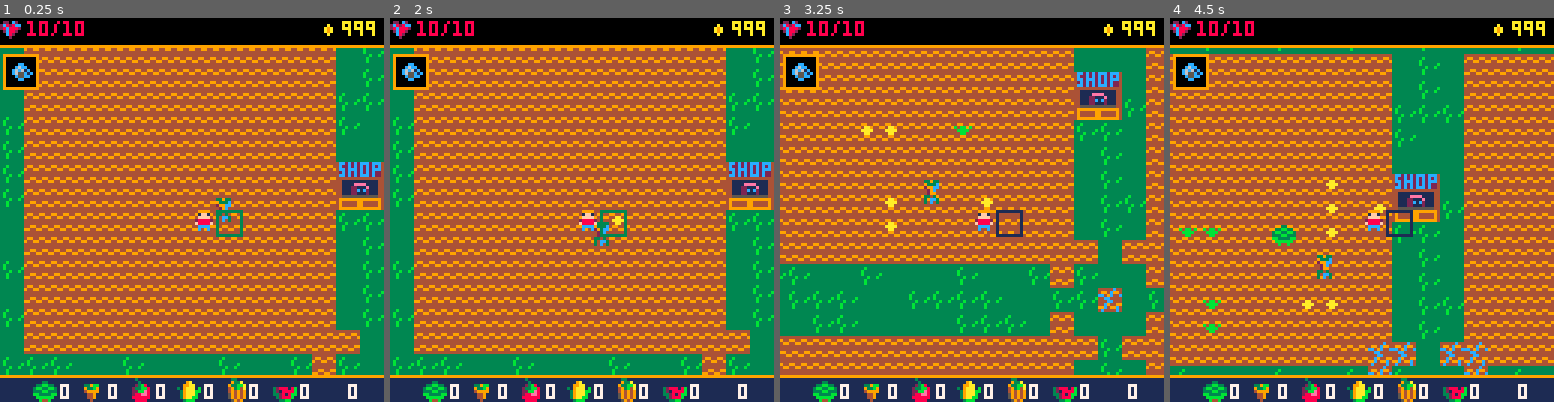
Above: before the commit, frames 1-4 (left to right).
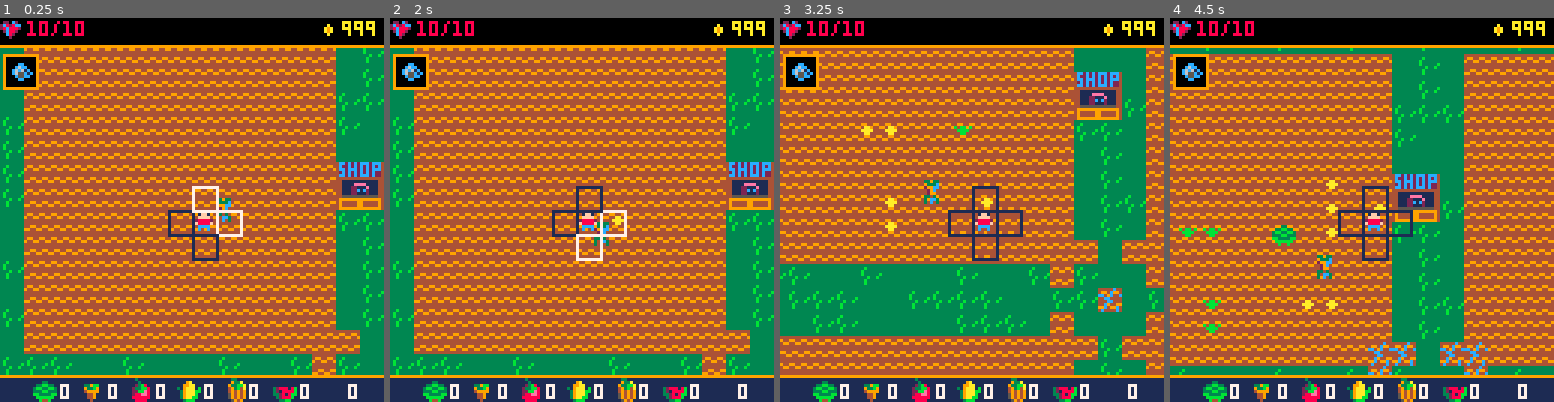
Above: after the commit, the same moments.

Repository: alexjbusch/GameJam2020
Game: PICO-8 cartridge GMTK-GameJam2020-Game/necrofarmicon.p8
Same seed, same stepped clock (60 frames per second), same inputs: the game is played once before the commit and once after it.
Inputs:
- Up to frame 1 (0.25 s): no input
- Up to frame 2 (2 s): tap O (Z key) at 0.33, 0.7, 1.43 s; tap X (X key) at 1.07 s; hold Left from 1.97 s (still down)
- Up to frame 3 (3.25 s): tap X (X key) every 0.33 s from 2.07 to 3.07 s; tap O (Z key) at 2.22, 3.1 s; release Left at 2.37 s; hold Down 2.42-2.82 s; hold Right from 2.87 s (still down)
- Up to frame 4 (4.5 s): tap X (X key) every 0.33 s from 3.4 to 4.4 s; release Right at 3.53 s; hold Up 3.58-4.08 s; tap O (Z key) at 3.98 s; hold Right from 4.13 s (still down)

The runs differ from the first frame. In frame 1, 0.8% of the frame differs, in the area x 43-64%, y 43-64%; in frame 2, 0.8%; in frame 3, 0.6%; in frame 4, 0.6%.

Commit message:
left and top left hitboxes now functional

Diff:
--- a/GMTK-GameJam2020-Game/necrofarmicon.p8
+++ b/GMTK-GameJam2020-Game/necrofarmicon.p8
@@ -178,6 +178,10 @@
  self:animate()
  spr(self.sprite,self.x,self.y)
  hitbox_collision(self.x+8,self.y,8,8)
+ hitbox_collision(self.x-8,self.y,8,8)
+ hitbox_collision(self.x,self.y+8,8,8)
+ hitbox_collision(self.x,self.y-8,8,8)
+
 end,
 animate=function(self)
 
@@ -262,7 +266,7 @@
 end,
 use_item=function(self)
  if self.item=="sword" then
-  --swing code here
+  self:swing_sword()
  elseif self.item=="watering_pail" then
   self:water_ground()
  elseif self.item == "hoe" then
@@ -273,6 +277,17 @@
  end
 
 end,
+
+swing_sword=function(self)
+ local enemy
+ if self.direction == "right" then
+  enemy = hitbox_collision(self.x+8,self.y,8,8)
+ elseif self.direction == "left" then
+  enemy = hitbox_collision(self.x,self.y,-8,8)
+ end
+end,
+
+
 plant_seed=function(self)
  local offset_x,offset_y = get_player_offset()
 
@@ -551,6 +566,7 @@
 stab_outwards=function(self)
  if distance(player.x+4,player.y+4,self.x+4,self.y+4)
  <= 15 then
+  player.hp-=1
   --do animation and damage
   --player if they're still
   --within this distance
@@ -579,6 +595,10 @@
   local xs=w1*0.5+w2*0.5
   local yd=abs((y1+(h1/2))-(y2+(h2/2)))
   local ys=h1/2+h2/2
+
+  --test code
+
+  --end test code
   if xd<xs and
      yd<ys then
     hit=true
@@ -597,10 +617,12 @@
  local colour = 1
  for e in all(enemies) do
   if collision(hitbox,e) then
-   colour = 3
-  end
- end
- rect(px,py,px+hitbox_w,py+hitbox_h,colour)
+   colour = 7
+   --return e
+  end
+ end
+rect(px,py,px+hitbox_w,py+hitbox_h,colour)
+ --return nil
 end
 
 
